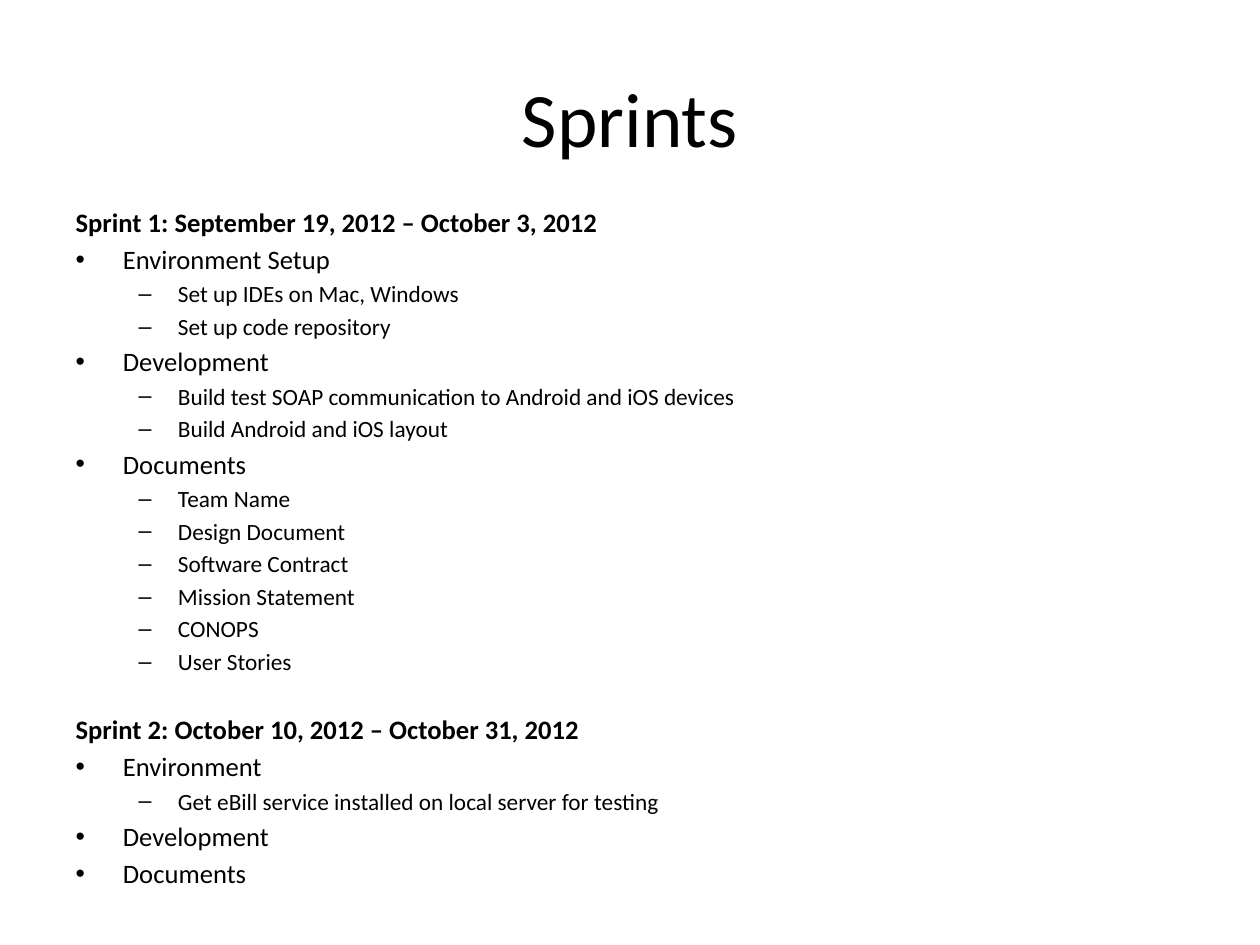
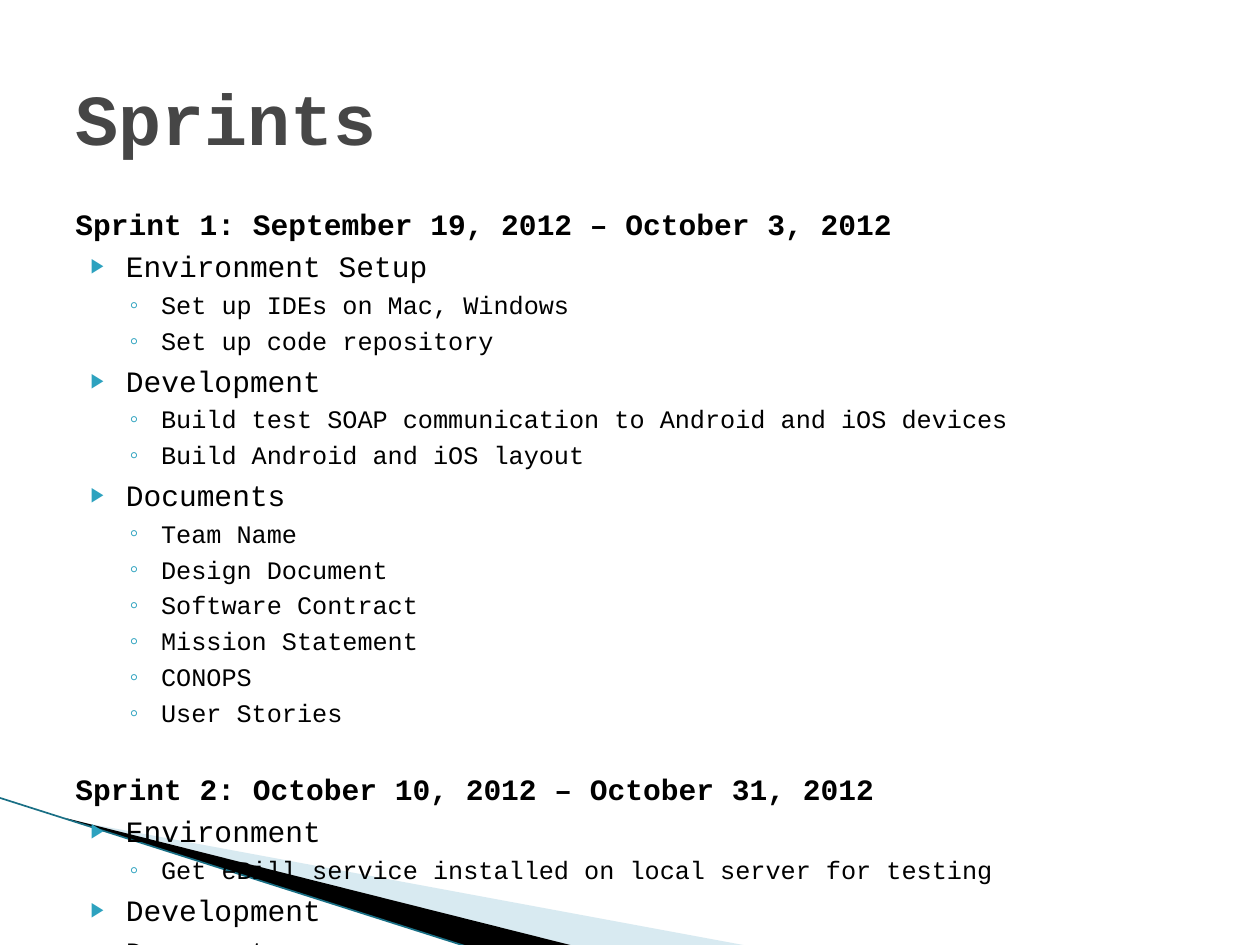
Before and after one commit to SDSMT-CSC/ECPMA, a slide deck: slide 6 of Documentation/Presentation1.pptx. Drawn at 1260x945 pixels with LibreOffice and Linux fonts; fonts in the diff are those of the drawing; background and template pictures are left out. Boxes give left, top, right and bottom in pixels: in the first picture for what was removed or moved away, otherwise in the second. Text is boxed around its words. In the diff, an @@ line names an element or a change of style, - is before the commit and + after.

```diff
--- a/Documentation/Presentation1.pptx
+++ b/Documentation/Presentation1.pptx
@@ title "Sprints" at box(75, 94, 376, 160): size 44 to 41 pt, font Calibri to Courier New, text colour #000000 to #464646, bold on; alignment centre to left @@
@@ text "Sprint 1: September 19, 2012 ..." at box(75, 214, 1008, 927): size 15.2 to 16.9 pt in "Sprint 1: September 19, 2012 – October ...", "Environment Setup", "Development", "Documents" and 4 more places; font Calibri to Courier New; size 13.3 to 14.4 pt in "Set up IDEs on Mac, Windows", "Set up code repository", "Build test SOAP communication to Android and ...", "Build Android and iOS layout" and 7 more places; bullet • to ▶; bullet – to ◦ @@
@@ line added from (0, 798) to (467, 945), #97C5D8 0.95 pt @@
@@ freeform shape added at box(67, 818, 576, 945), fill #000000 @@
@@ freeform shape added at box(69, 819, 750, 945), fill #A0CBDC at 40% opacity @@
```
Also in this commit, not shown: 5 other slides changed, 3 slides added, 1 slide removed.
